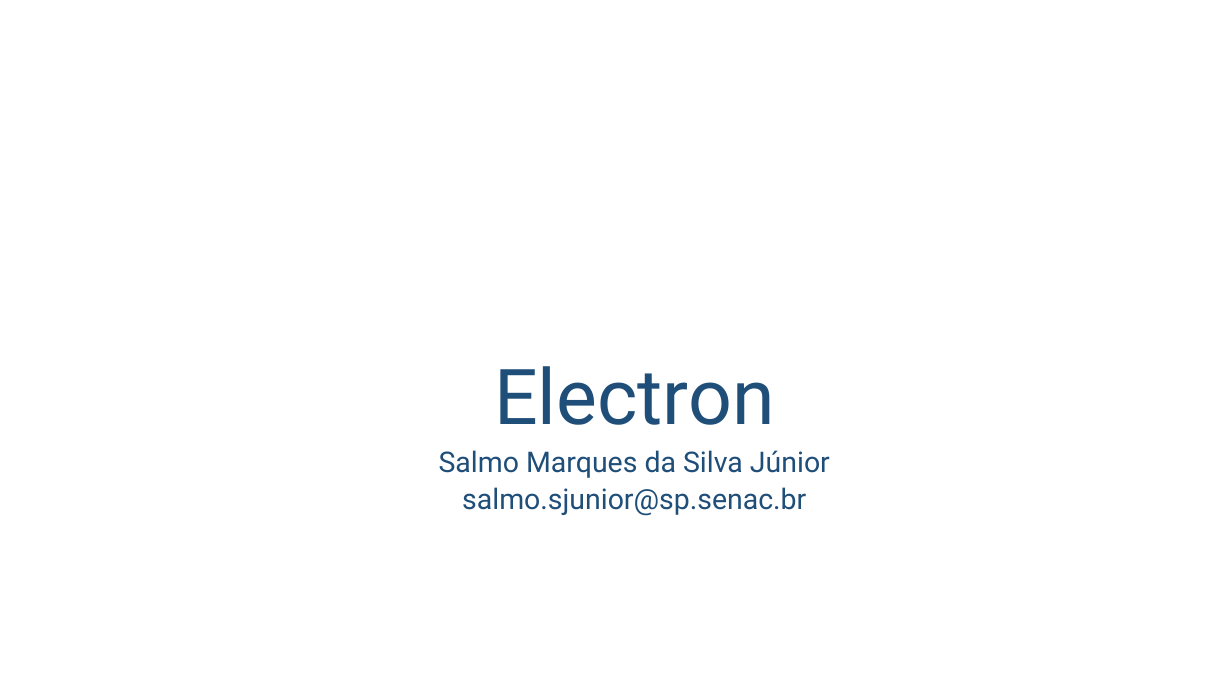
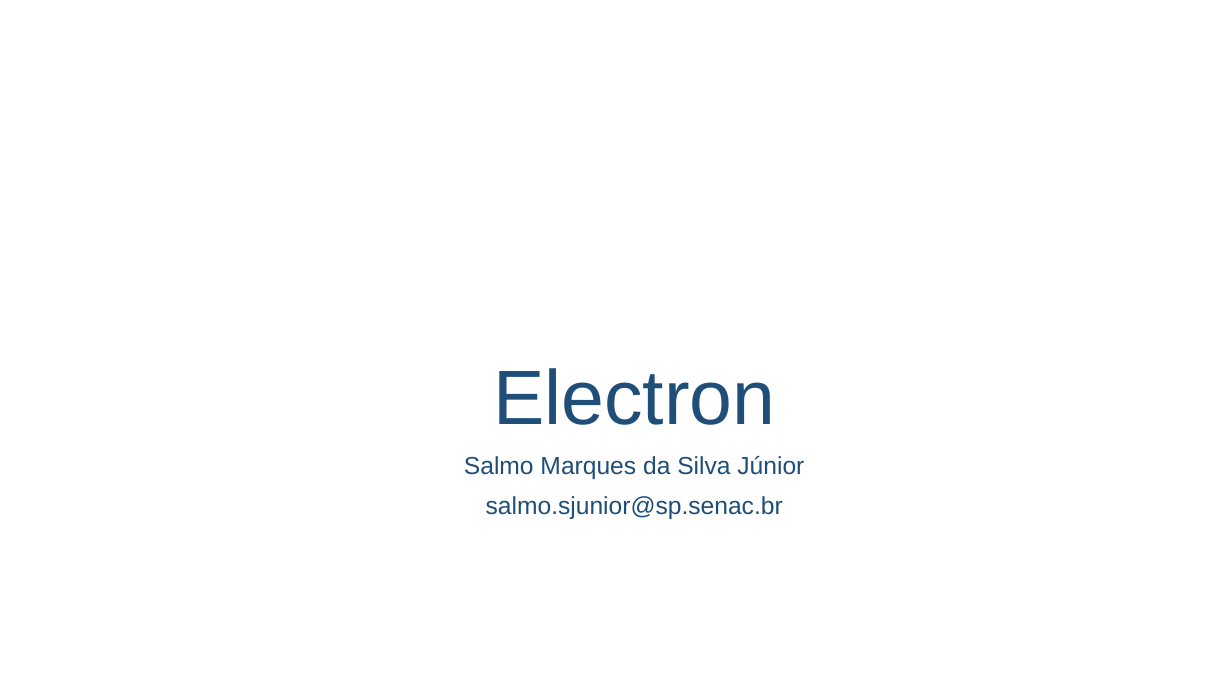
Before and after one commit to salmo-jr/public-slides, a slide deck: slide 1 of electron-introducao.pptx. Drawn at 1232x693 pixels with LibreOffice and Linux fonts; fonts in the diff are those of the drawing; background and template pictures are left out. Boxes give left, top, right and bottom in pixels: in the first picture for what was removed or moved away, otherwise in the second. Text is boxed around its words. In the diff, an @@ line names an element or a change of style, - is before the commit and + after.

```diff
--- a/electron-introducao.pptx
+++ b/electron-introducao.pptx
@@ text "Electron" at [493, 368, 775, 425]: font Roboto to Arial @@
@@ text "Salmo Marques da Silva Júnior" at [464, 456, 804, 519]: size 22.2 to 19.2 pt, font Roboto to Arial; line spacing 0.7 to 0.9 @@
```
Also in this commit, not shown: 3 other slides changed, 3 slides added, 1 slide removed, 1 other file.
